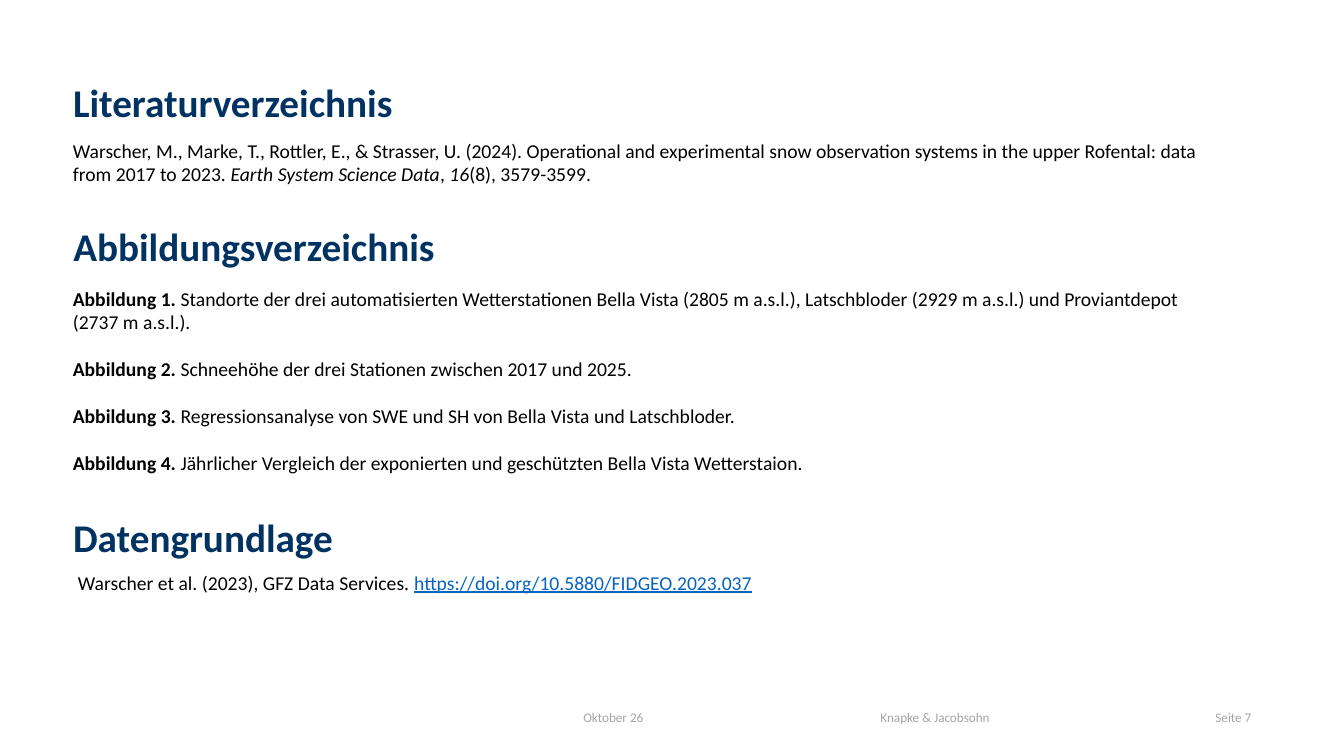
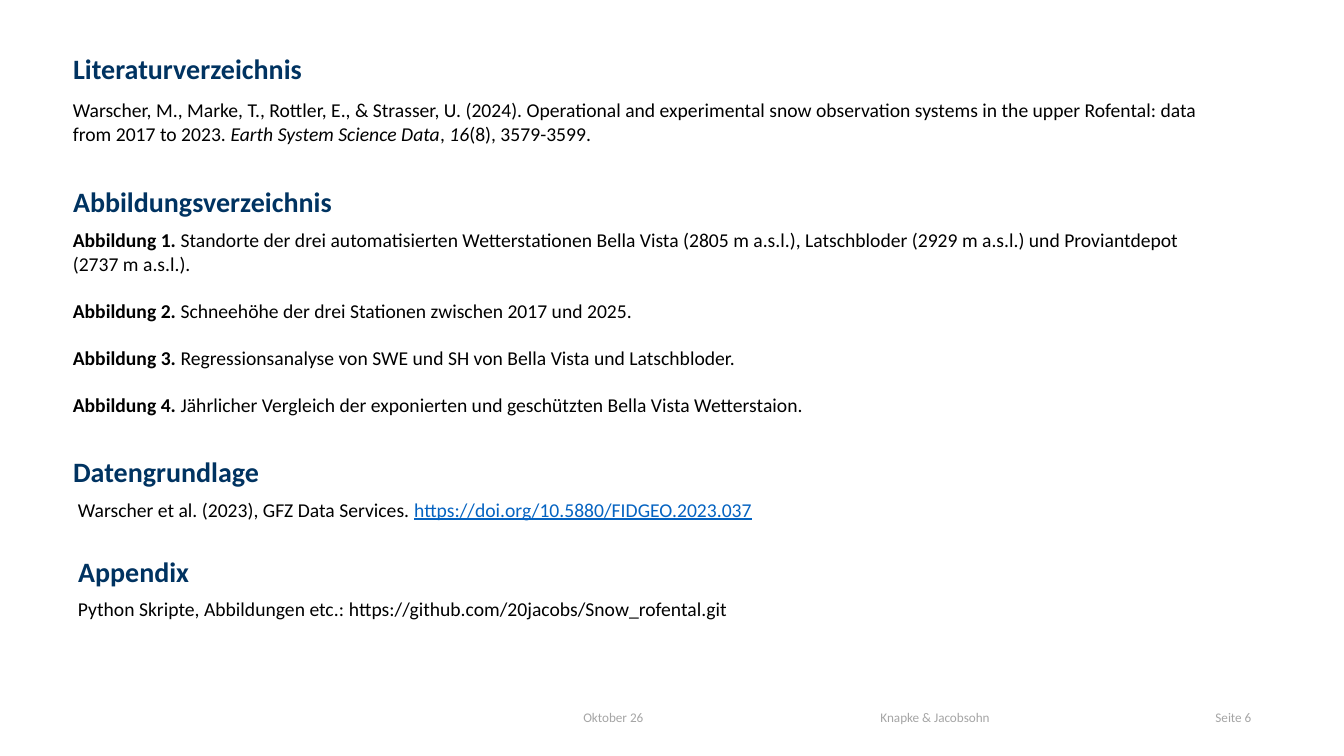
Before and after one commit to 20jacobs/Snow_rofental, a slide deck: slide 6 of Schnee_Datenanalyse.pptx (slide 7 before the commit). Drawn at 1344x756 pixels with LibreOffice and Linux fonts; fonts in the diff are those of the drawing; background and template pictures are left out. Boxes give left, top, right and bottom in pixels: in the first picture for what was removed or moved away, otherwise in the second. Text is boxed around its words. In the diff, an @@ line names an element or a change of style, - is before the commit and + after.

```diff
--- a/Schnee_Datenanalyse.pptx
+++ b/Schnee_Datenanalyse.pptx
@@ title "Literaturverzeichnis": place and size @@
-title "Literaturverzeichnis" at [73, 89, 392, 118]
+title "Literaturverzeichnis" at [73, 59, 302, 80]
@@ text "Warscher, M., Marke, T., Rottler, ...": place and size @@
-text "Warscher, M., Marke, T., Rottler, ..." at [73, 144, 1196, 184]
+text "Warscher, M., Marke, T., Rottler, ..." at [73, 103, 1196, 144]
@@ text "Abbildungsverzeichnis": place and size @@
-text "Abbildungsverzeichnis" at [73, 233, 434, 268]
+text "Abbildungsverzeichnis" at [73, 192, 332, 217]
@@ text "Abbildung 1. Standorte der drei ...": place and size @@
-text "Abbildung 1. Standorte der drei ..." at [73, 292, 1178, 474]
+text "Abbildung 1. Standorte der drei ..." at [73, 233, 1178, 416]
@@ size 28 to 20 pt in 3 elements at [73, 59, 302, 80], [73, 192, 332, 217], [73, 462, 259, 487] @@
@@ text "Datengrundlage": place and size @@
-text "Datengrundlage" at [73, 524, 333, 559]
+text "Datengrundlage" at [73, 462, 259, 487]
@@ text "Warscher et al. (2023), GFZ ...": place and size @@
-text "Warscher et al. (2023), GFZ ..." at [78, 576, 751, 594]
+text "Warscher et al. (2023), GFZ ..." at [78, 503, 751, 521]
@@ text added at [78, 562, 189, 587], 20 pt, text #003361, bold @@
+Appendix
@@ text added at [78, 602, 727, 620], 14 pt, text #000000 @@
+Python Skripte, Abbildungen etc.: https://github.com/20jacobs/Snow_rofental.git
@@ page number at [1215, 713, 1252, 722]: text changed @@
-Seite 7
+Seite 6
```
Also in this commit, not shown: 5 other slides changed, 2 slides removed, 7 other files.
